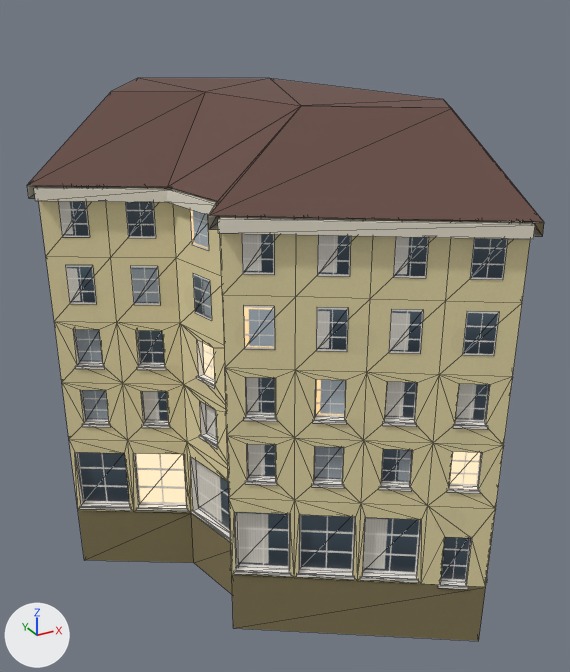
Renders of the glTF model web/public/models/landmarks/z3c_hb_sw1.glb from each side of a commit.
Rendered twice from a 50 mm camera at (-15.9, -30.7, 23.2) aimed at (0.3, -1.2, 8.4). Lighting does not change. The marker at lower left points along +X, +Y and +Z. The older version comes first. Mesh edges are drawn as thin lines. Where no turn or scale is listed for an object, it has been applied to the vertices. Vertices at exactly the same position are counted once.
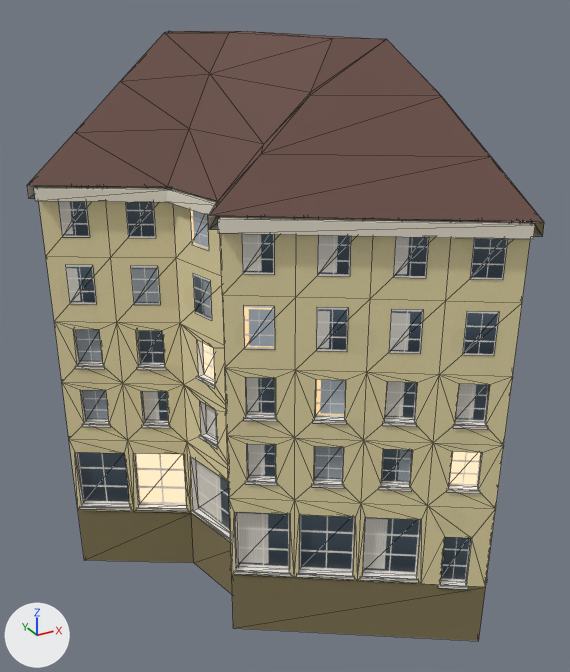
Where the newer file only moved an object's origin or applied its transform, the numbers keep the older frame.

Where the change shows, as pixel boxes (x1, y1, x2, y2) in the pictures (570 x 672 px):
'Mesh_0', reshaped (8% taller)
    before: (27, 78, 544, 641)
    after: (27, 31, 544, 641)
part 1 of me_mesh_0, built on
    before: (28, 78, 544, 222)
    after: (75, 31, 544, 222)

The change, as a diff of the scene's bpy script:
```diff
--- a/web/public/models/landmarks/z3c_hb_sw1.glb.py
+++ b/web/public/models/landmarks/z3c_hb_sw1.glb.py
@@ me_mesh_0 @@
 # used by ob_mesh_0; location = (-9.82, 11.71, -3.0)
-me_mesh_0.from_pydata(...)  # 1408 vertices, 1854 faces; spans x 0.0..17.9, y -23.7..0.0, z 0.0..22.3
+me_mesh_0.from_pydata(...)  # 1422 vertices, 1882 faces; spans x 0.0..17.9, y -23.7..0.0, z 0.0..24.5
+# me_mesh_0 part 1
+# 5 vertices are removed from x 6.9..14.6, y -19.6..-4.1, z 22.3
+# 20 faces are deleted
+# 3 vertices move from x 4.1..12.3, y -10.8..-7.4, z 22.3 to x 2.3..13.5, y -9.2..-6.5, z 20.8..24.5
+# 19 vertices are added at x 4.6..16.0, y -21.4..-2.3, z 20.8..24.5
+# 48 new faces join them, mat_flat
 me_mesh_0.materials.append(mat_wall)
```
